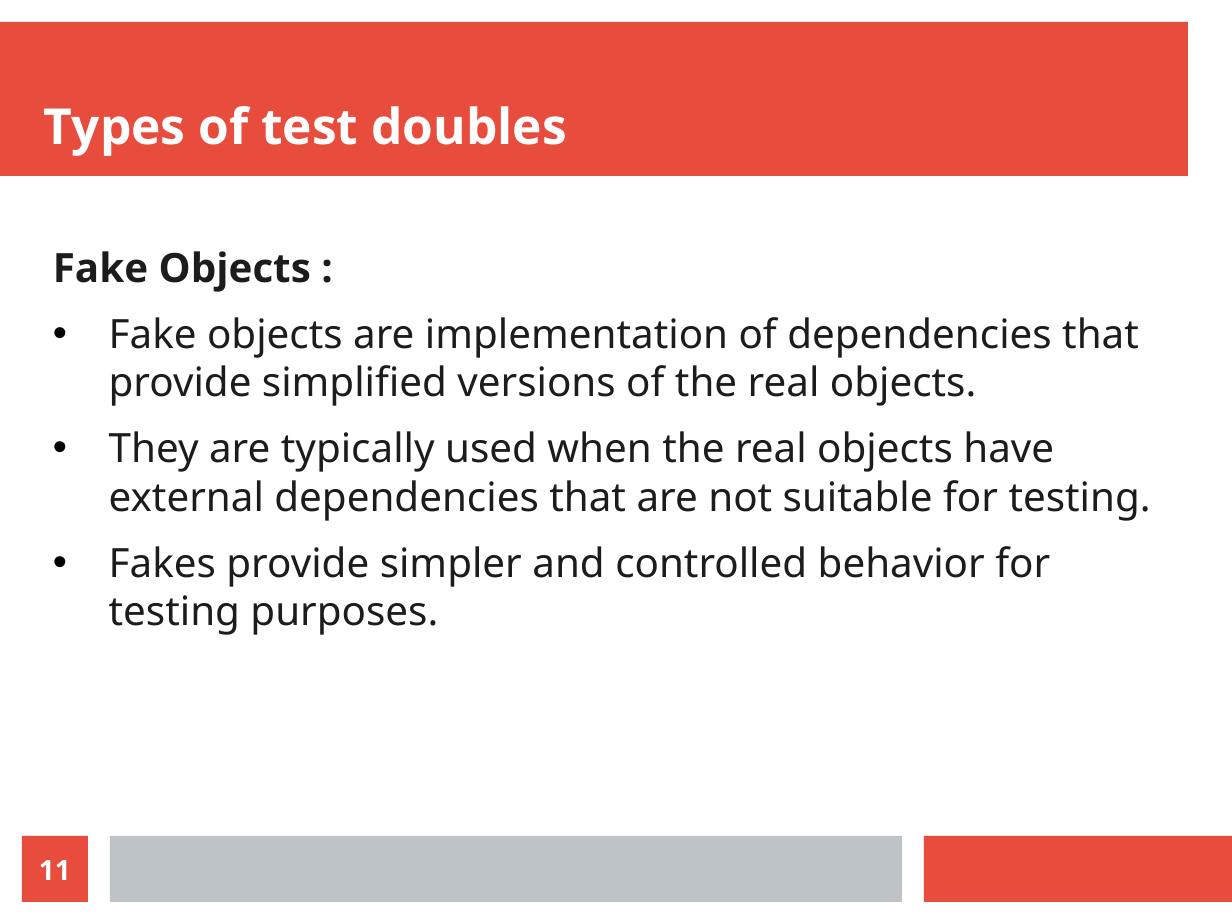
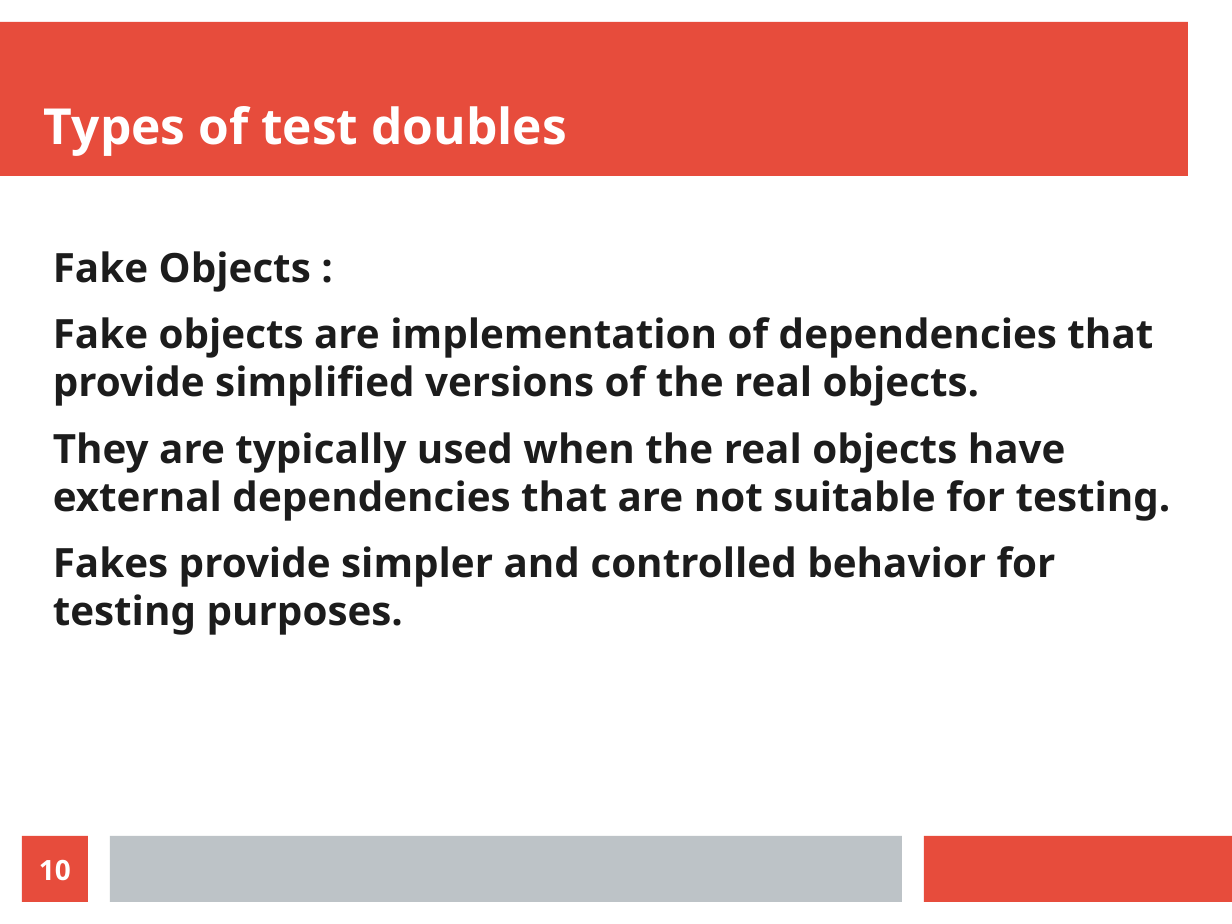
Before and after one commit to DineshArumug/Visteon_JUnit, a slide deck: slide 10 of Unit testing'.odp (slide 11 before the commit). Drawn at 1232x924 pixels with LibreOffice and Linux fonts; fonts in the diff are those of the drawing. Boxes give left, top, right and bottom in pixels: in the first picture for what was removed or moved away, otherwise in the second. Text is boxed around its words. In the diff, an @@ line names an element or a change of style, - is before the commit and + after.

```diff
--- a/Unit testing'.odp
+++ b/Unit testing'.odp
@@ text at [53, 317, 1171, 635]: bold on; bullet • to none @@
@@ page number at [39, 859, 71, 881]: text changed @@
-11
+10
```
Also in this commit, not shown: 11 other slides changed, 1 slide removed, 2 other files.
